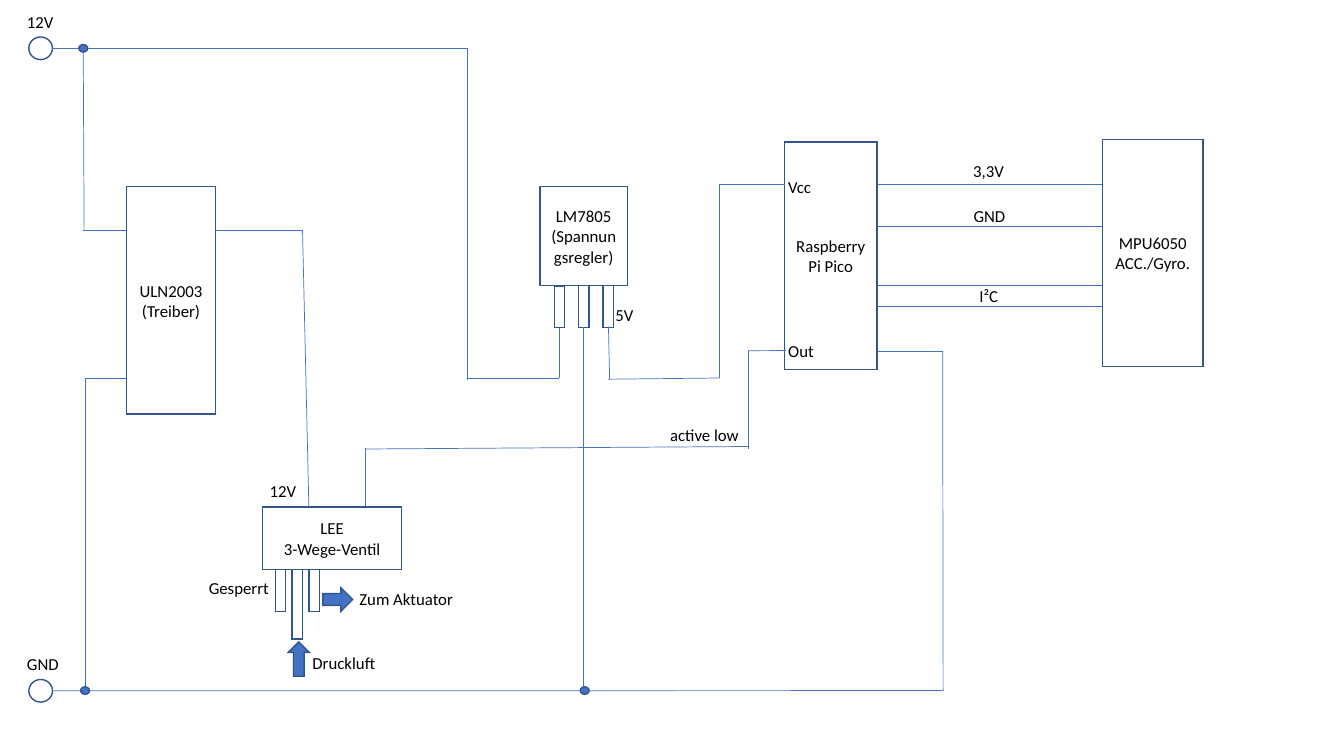
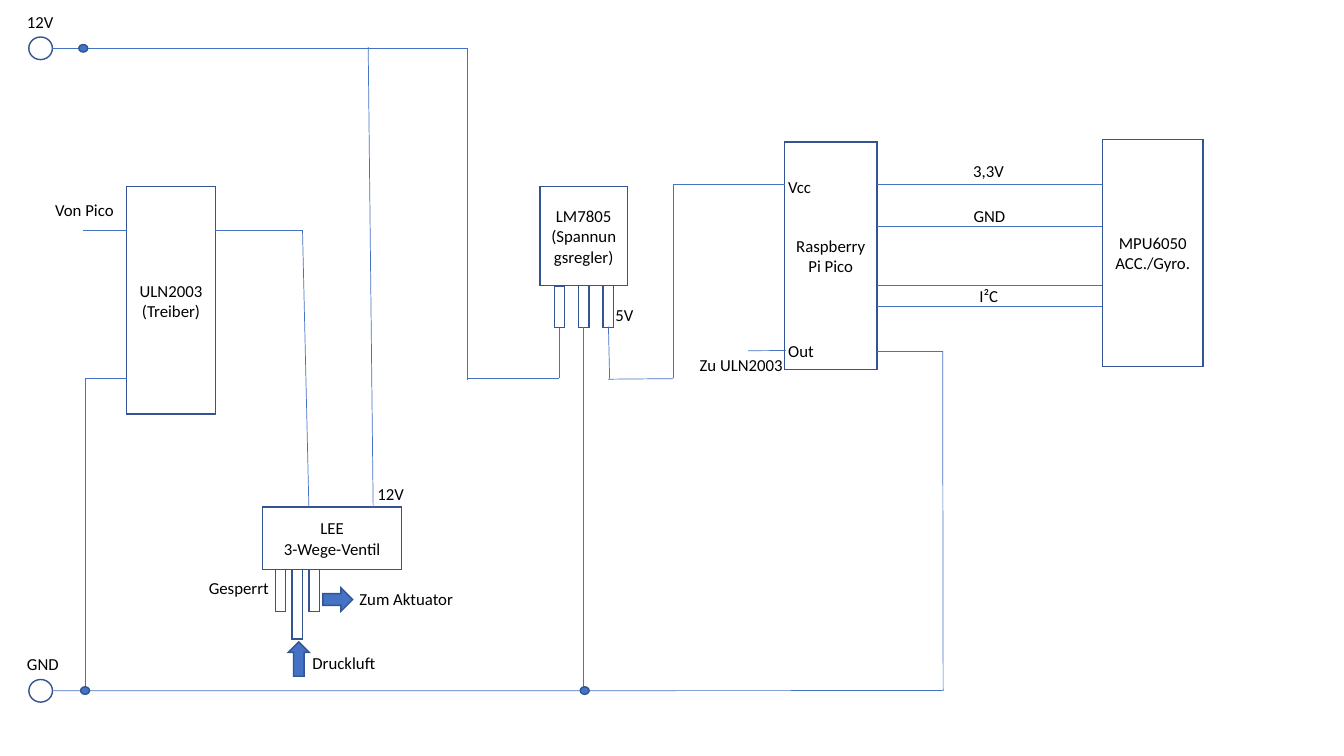
Before and after one commit to Human-Soft-Robotic-Hand/Steuerung, a slide deck: slide 1 of Steuerung.pptx. Drawn at 1344x756 pixels with LibreOffice and Linux fonts; fonts in the diff are those of the drawing. Boxes give left, top, right and bottom in pixels: in the first picture for what was removed or moved away, otherwise in the second. Text is boxed around its words. In the diff, an @@ line names an element or a change of style, - is before the commit and + after.

```diff
--- a/Steuerung.pptx
+++ b/Steuerung.pptx
@@ line removed from (84, 230) to (84, 48) @@
@@ line added from (368, 47) to (373, 507), #4472C4 0.5 pt @@
@@ text added at [55, 204, 113, 216], 12 pt, text #000000 @@
+Von Pico
@@ line moved from (720, 184) - (720, 378) to (674, 184) - (674, 378) @@
@@ line moved from (785, 184) - (719, 184) to (785, 184) - (674, 184) @@
@@ line removed from (748, 351) to (748, 449) @@
@@ line moved from (720, 378) - (608, 379) to (674, 379) - (608, 379) @@
@@ text added at [700, 360, 783, 371], 12 pt, text #000000 @@
+Zu ULN2003
@@ line removed from (365, 507) to (365, 449) @@
@@ line removed from (365, 449) to (748, 447) @@
@@ text removed at [670, 429, 739, 441] @@
-active low
@@ text "12V": place and size @@
-text "12V" at [270, 486, 297, 497]
+text "12V" at [377, 489, 404, 500]
```
